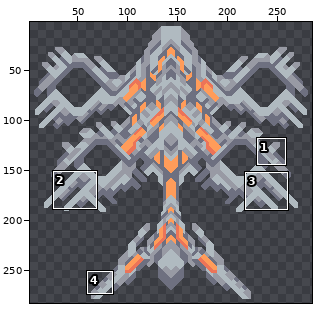
Sprite sheet -- main/assets-raw/sprites/units/heli/lepidoptera.png. The first picture is a wide view before the edit; the outline marks the close-up.
Close-up. Old version:
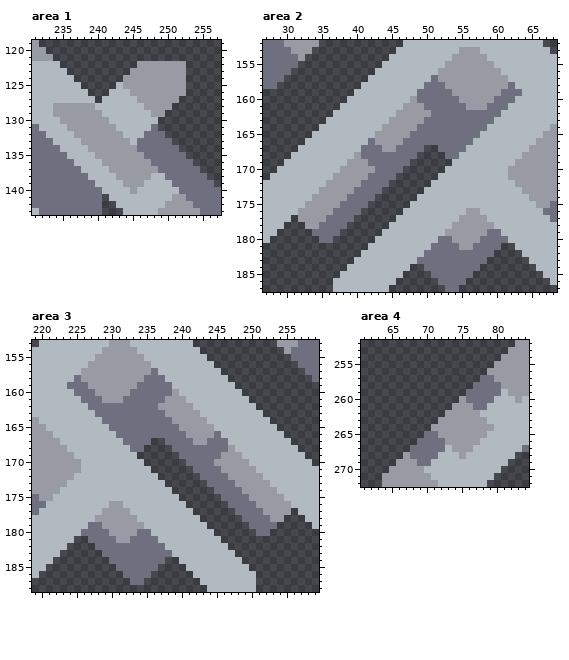
The file is 288x288 pixels. Shown: area 1: x 231..257, y 119..143; area 2: x 27..68, y 152..187; area 3: x 219..259, y 153..188; area 4: x 61..84, y 252..272. The wide view leaves out empty margins. The commit also changed other parts of the picture, which this record leaves out.
The result:
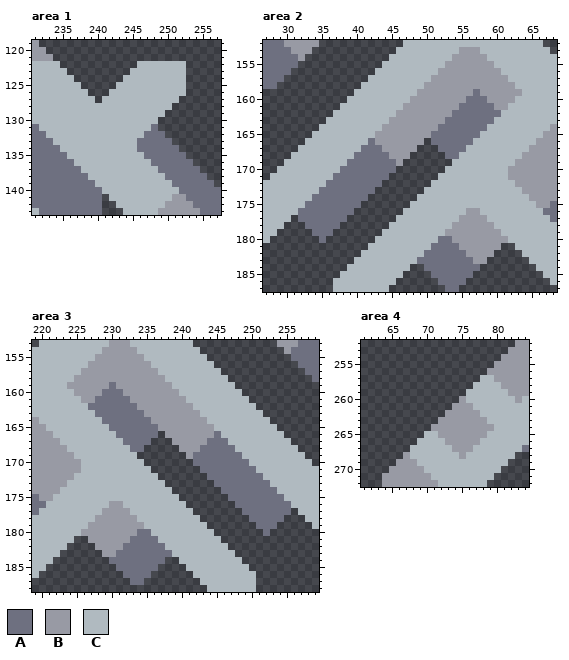
Palette (. is transparent): A #6e7080  B #989aa4  C #b0bac0
What changed:
Changed rows in their new state; - is an unchanged pixel.
Area 1:
first column x 234:
122 ------------CCCCCCC
123 -----------CCCCCCCC
124 ----------CCCCCCCCC
125 ----------CCCCCCCCC
126 -----------CCCCCCCC
127 ------------CCCCCC-
128 CCCCCC-------CCCC--
129 CCCCCCC-------CC---
130 -CCCCCCC-----------
131 --CCCCCCC----------
132 ---CCCCCCC---------
133 ----CCCCCCC--------
134 -----CCCCCCC-------
135 ------CCCCCCC------
136 -------CCCCCCC-----
137 --------CCCCCCC----
138 ---------CCCCC-----
139 ----------CCC------
140 -----------C-------
Area 2:
first column x 32:
157 -------------------B------------
158 ------------------BBB---------B-
159 -----------------BBBBB---A---BBB
160 -----------------BBBBBB-AAA-BBB-
161 ------------------BBBBB-AAA-BB--
162 -------------------BBB----------
163 ------------------BBB-----------
164 -----------------BBB------------
165 ----------------BBB-------------
166 ---------------BBB.-------------
167 --------------BBB.--------------
168 --------A----BBB.---------------
169 -------AAA----B.----------------
170 ------AAAAA---.-----------------
171 -----AAAAA---.------------------
172 ----AAAAA---.-------------------
173 ---AAAAA---.--------------------
174 --AAAAA---.---------------------
175 -AAAAA---.----------------------
176 AAAAA---.-----------------------
177 AAAA---.------------------------
178 -AA---.-------------------------
179 -----.---------------------BB---
180 ----.---------------------BBBB--
181 -------------------------BBBB---
182 ------------------------BBBB----
183 -------------------------BB-----
Area 3:
first column x 224:
157 ------------B-------------------
158 -B---------BBB------------------
159 BBB---A---BBBBB-----------------
160 -BBB-AAA-BBBBBB-----------------
161 --BB-AAA-BBBBB------------------
162 ----------BBB-------------------
163 -----------BBB------------------
164 ------------BBB-----------------
165 -------------BBB----------------
166 -------------.BBB---------------
167 --------------.BBB--------------
168 ---------------.BBB----A--------
169 ----------------.B----AAA-------
170 -----------------.---AAAAA------
171 ------------------.---AAAAA-----
172 -------------------.---AAAAA----
173 --------------------.---AAAAA---
174 ---------------------.---AAAAA--
175 ----------------------.---AAAAA-
176 -----------------------.---AAAAA
177 ------------------------.---AAAA
178 -------------------------.---AA-
179 ---BB---------------------.-----
180 --BBBB---------------------.----
181 ---BBBB-------------------------
182 ----BBBB------------------------
183 -----BB-------------------------
Area 4:
first column x 76:
257 --CC-
258 -CCCC
259 CCCCC
260 CCCC-
261 -CC--
first column x 68:
265 --CC-
266 -CCCC
267 CCCCC
268 CCCC-
269 -CC--
